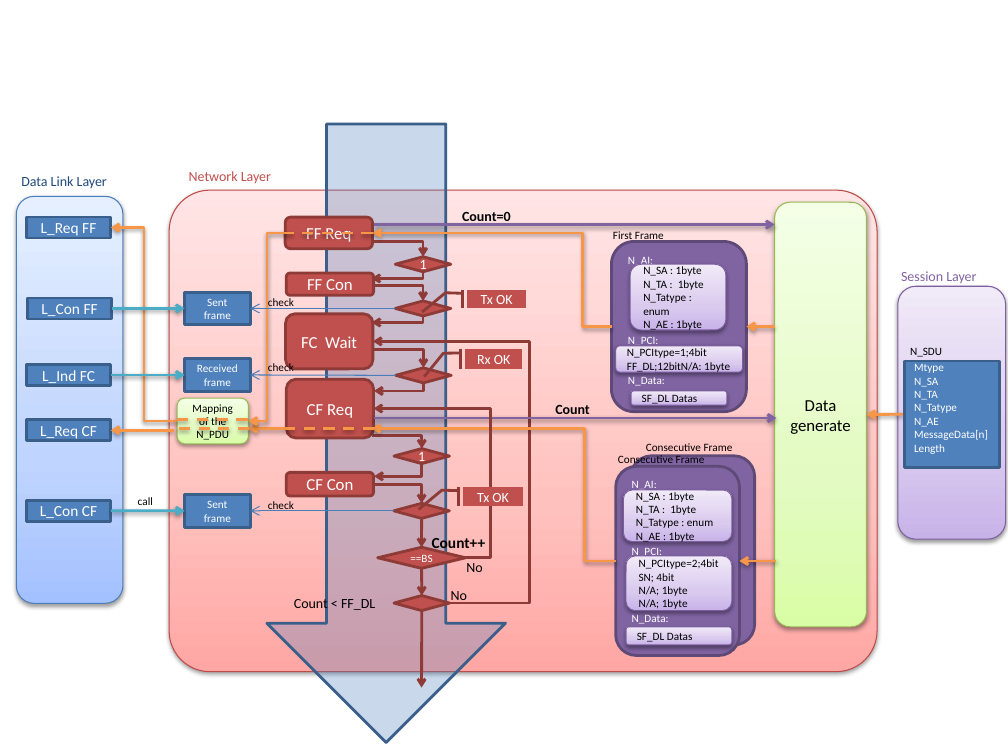
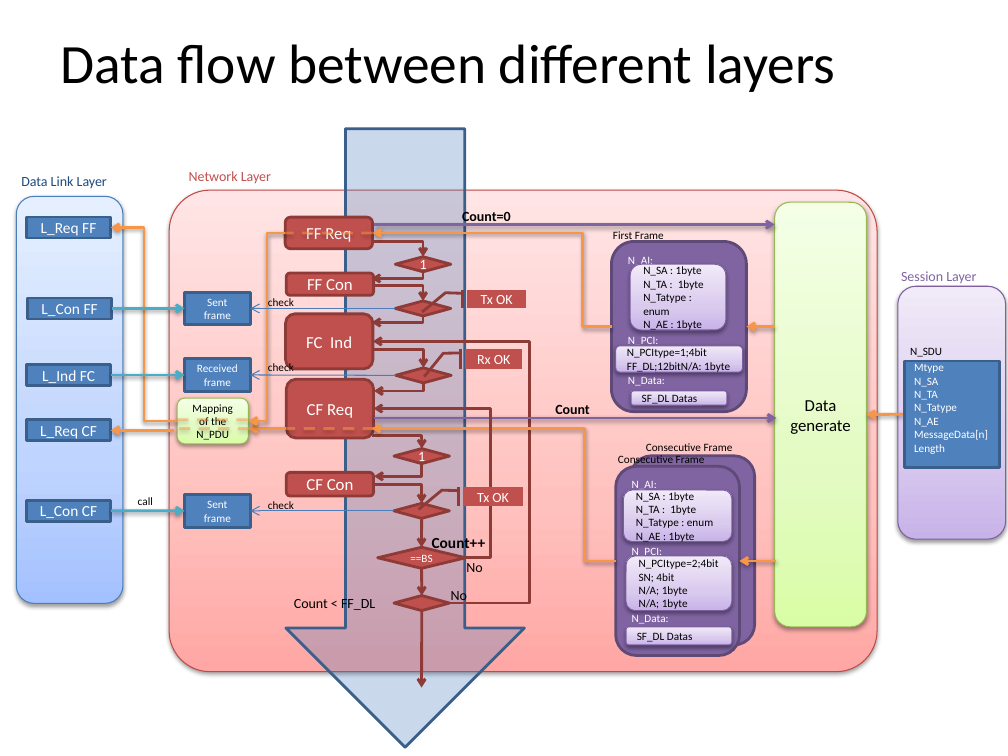
Before and after one commit to lznzhou33zzz/OBDII, a slide deck: slide 6 of OBD2/Document/OBD.pptx. Drawn at 1008x756 pixels with LibreOffice and Linux fonts; fonts in the diff are those of the drawing. Boxes give left, top, right and bottom in pixels: in the first picture for what was removed or moved away, otherwise in the second. Text is boxed around its words. In the diff, an @@ line names an element or a change of style, - is before the commit and + after.

```diff
--- a/OBD2/Document/OBD.pptx
+++ b/OBD2/Document/OBD.pptx
@@ title added at (60, 44, 835, 92), 39.6 pt, text #000000 @@
+Data flow between different layers
@@ down arrow: place and size @@
-down arrow at (267, 124, 506, 743)
+down arrow at (286, 129, 525, 748)
@@ text in rounded rectangle at (306, 336, 352, 348): text changed @@
-FC Wait
+FC Ind
```
Also in this commit, not shown: 3 other slides changed.
